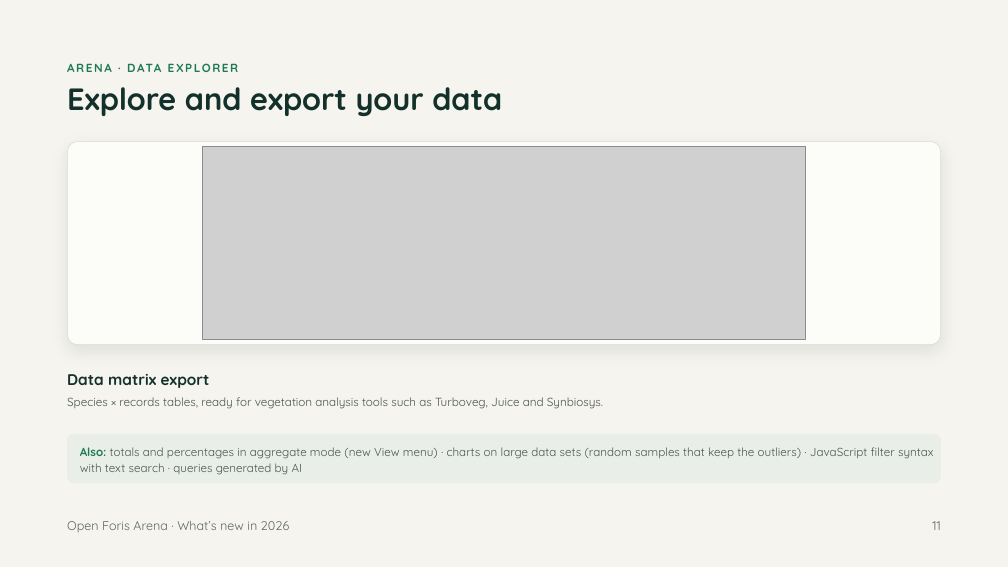
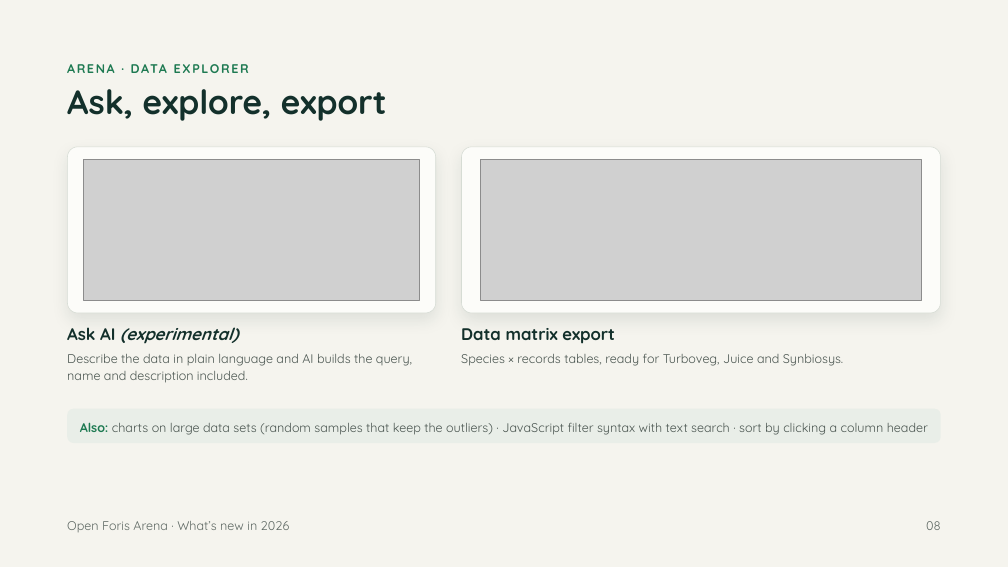
Before and after one commit to openforis/arena, a slide deck: slide 8 of docs/whats-new-2026/arena-whats-new-2026.pptx (slide 11 before the commit). Drawn at 1008x567 pixels with LibreOffice and Linux fonts; fonts in the diff are those of the drawing; grey boxes stand for pictures. Boxes give left, top, right and bottom in pixels: in the first picture for what was removed or moved away, otherwise in the second. Text is boxed around its words. In the diff, an @@ line names an element or a change of style, - is before the commit and + after.

```diff
--- a/docs/whats-new-2026/arena-whats-new-2026.pptx
+++ b/docs/whats-new-2026/arena-whats-new-2026.pptx
@@ text "ARENA · DATA EXPLORER" at [67,59,967,79]: size 11.2 to 12 pt; line spacing 15.7pt to 16.8pt @@
@@ title at [67,89,387,121]: text changed; size 29.3 to 32 pt @@
-Explore and export your data
+Ask, explore, export
@@ rounded rectangle added at [67,147,436,313], fill #FCFCF9, outline #D6DCD4 0.5 pt @@
@@ rounded rectangle: place and size @@
-rounded rectangle at [67,141,941,344]
+rounded rectangle at [462,147,941,313]
@@ rounded rectangle at [462,147,941,313]: proportions changed @@
@@ picture added at [84,160,420,300] @@
@@ picture: place and size @@
-picture at [202,147,806,340]
+picture at [481,160,922,300]
@@ text added at [67,327,238,343], 16 pt, text #13302B, bold, italic @@
+Ask AI (experimental)
@@ text "Data matrix export": place and size @@
-text "Data matrix export" at [67,374,210,388]
+text "Data matrix export" at [461,328,615,344]
@@ text "Data matrix export" at [461,328,615,344]: size 14.8 to 16 pt; line spacing 17.7pt to 19.2pt @@
@@ text added at [67,354,412,383], 12 pt, text #4A5550 @@
+Describe the data in plain language and AI builds the query, name and description included.
@@ text at [461,354,843,366]: text changed; size 11.2 to 12 pt @@
-Species × records tables, ready for vegetation analysis tools such as Turboveg, Juice and Synbiosys.
+Species × records tables, ready for Turboveg, Juice and Synbiosys.
@@ rounded rectangle "Also: charts on large data ...": place and size @@
-rounded rectangle "Also: charts on large data ..." at [80,447,934,475]
+rounded rectangle "Also: charts on large data ..." at [67,409,941,443]
@@ rounded rectangle "Also: charts on large data ..." at [67,409,941,443]: fill none to #E9EEE8 @@
@@ rounded rectangle removed at [67,434,941,483] @@
@@ text in rounded rectangle at [80,422,928,435]: text changed; size 11.1 to 12 pt @@
-Also: totals and percentages in aggregate mode (new View menu) · charts on large data sets (random samples that keep the outliers) · JavaScript filter syntax with text search · queries generated by AI
+Also: charts on large data sets (random samples that keep the outliers) · JavaScript filter syntax with text search · sort by clicking a column header
@@ text at [926,521,941,530]: text changed @@
-11
+08
```
Also in this commit, not shown: 7 other slides changed, 5 slides added, 8 slides removed, 5 other files.
